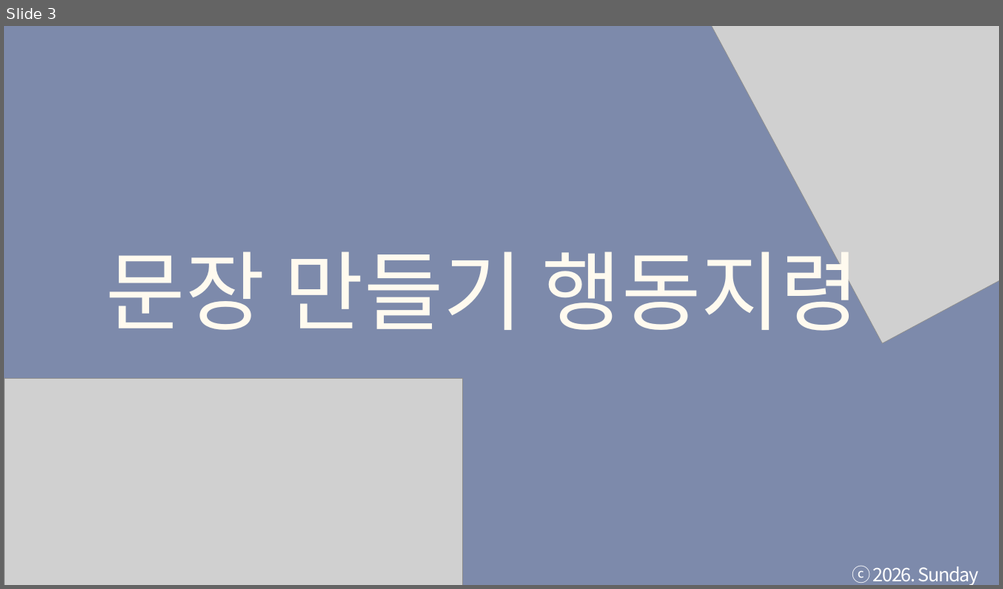
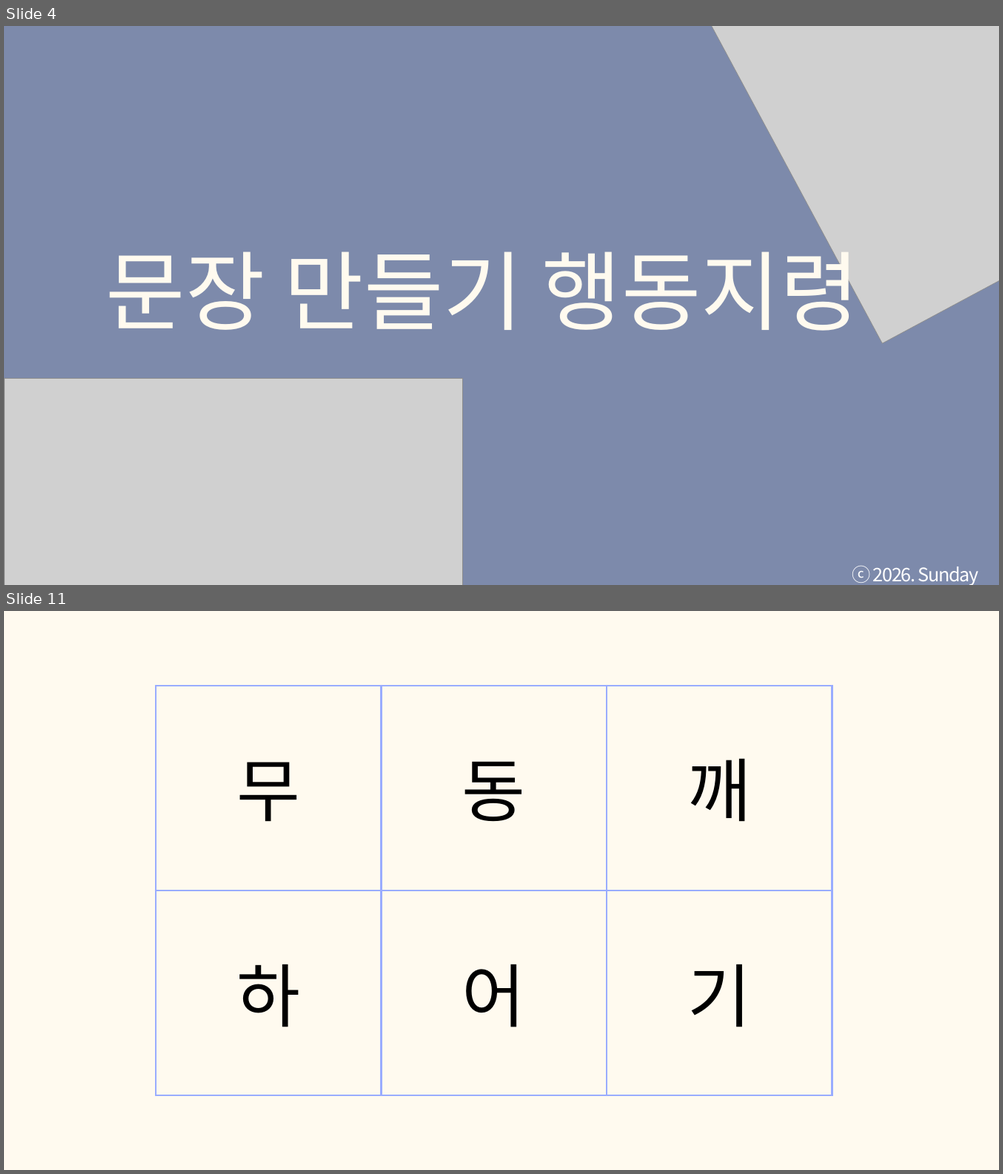
Before and after one commit to tkdgns25300/sunday_play, a slide deck: public/downloads/games/action-command/rules.pptx. Shown one above the other, each under a label of ours: slide 3 before the commit, slides 4 and 11 after it; the slides between them are not shown. The pictures are 1003x589 and 1003x1174 pixels, drawn with LibreOffice and Linux fonts; fonts in the diff are those of the drawing; grey boxes stand for pictures. Boxes give left, top, right and bottom in pixels: in the first picture for what was removed or moved away, otherwise in the second. Text is boxed around its words. In the diff, an @@ line names an element or a change of style, - is before the commit and + after.

```diff
--- a/public/downloads/games/action-command/rules.pptx
+++ b/public/downloads/games/action-command/rules.pptx
@@ slide 11 added at box(4, 611, 999, 1170), background #FFFAEF @@
@@ table added at box(156, 686, 831, 1096), 2 rows, 3 columns @@
+무 | 동 | 깨
+하 | 어 | 기
@@ what was slide 3 is now slide 4 @@
```
Also in this commit, not shown: 1 slide changed, 20 other slides added, 2 other files.
